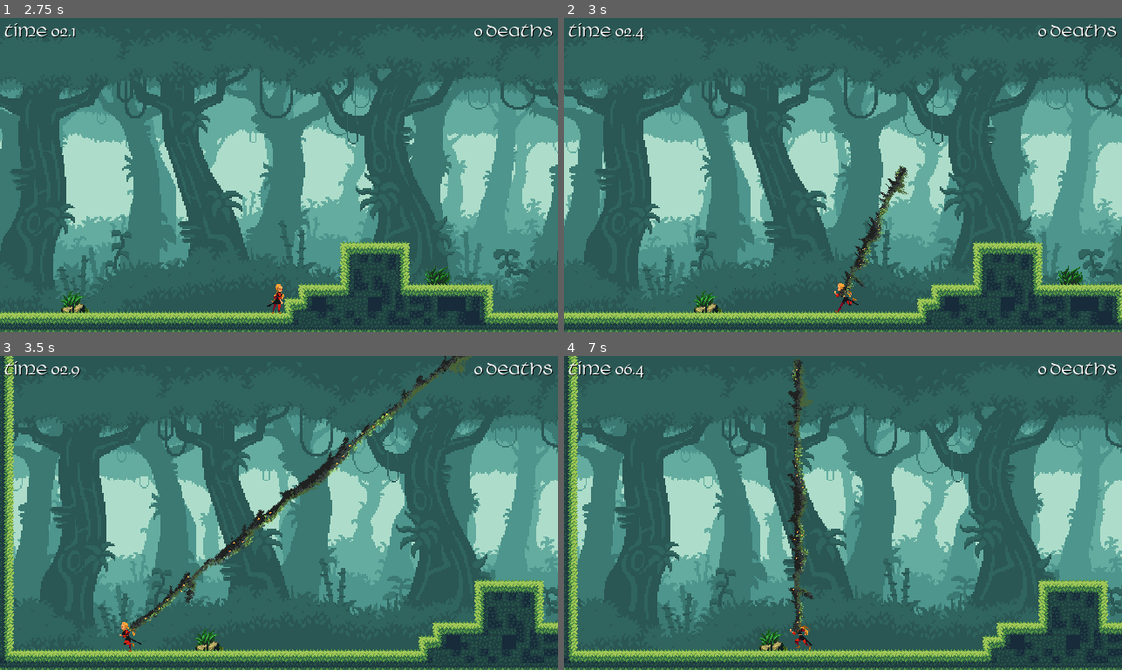
Above: before the commit, frames 1-4 (two rows, left to right).
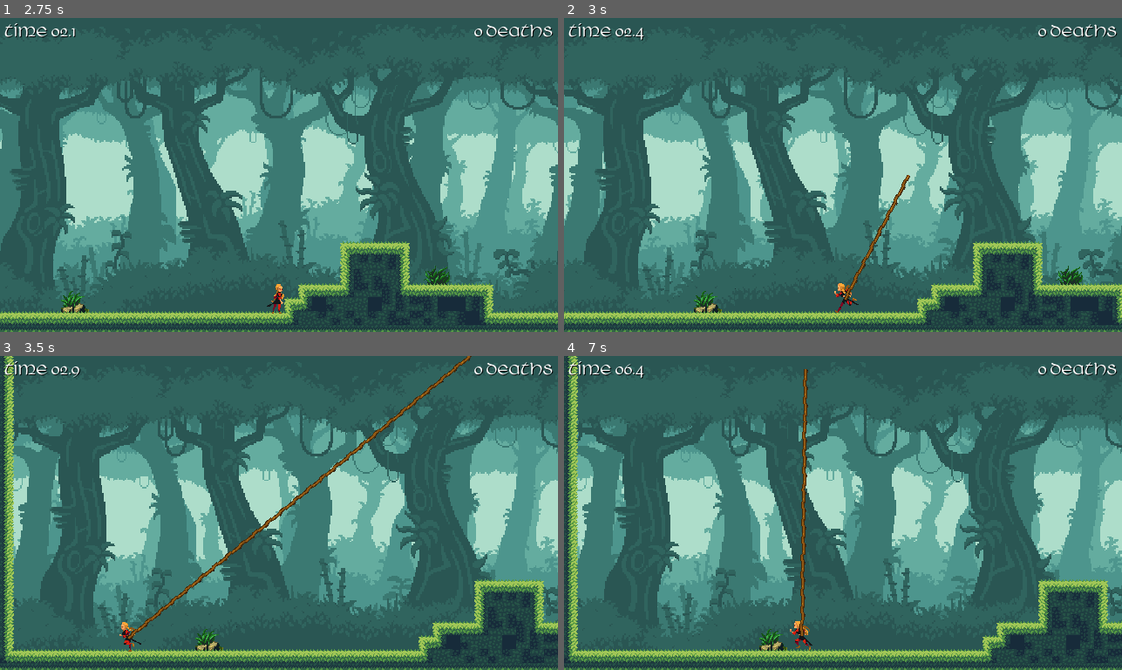
Above: after the commit, the same moments.

Repository: doofmars/root-girl
Game: Godot game, scene res://src/game.tscn
Same seed, same stepped clock (60 frames per second), same inputs: the game is played once before the commit and once after it. Sound files missing from this copy of the repository are replaced by a short silence.
Inputs (mouse positions are in pixels of both pictures, inside the frame that each line leads up to):
- Up to frame 1 (2.75 s): click "Start Game" at 0.5 s; tap Enter (ui_accept) at 1.25, 1.52, 2.27 s; move the mouse to (401, 159) at 1.27 s; press the mouse at (401, 159) at 1.28 s; hold Right (move_right) from 1.28 s (still down); move the mouse to (167, 190) at 2.02 s; release the mouse at (167, 190) at 2.03 s; click (167, 190) at 2.1 s
- Up to frame 2 (3 s): move the mouse to (898, 105) at 2.77 s; release Right (move_right) at 2.78 s; press the mouse at (898, 105) at 2.78 s; hold Left (move_left) from 2.78 s (still down)
- Up to frame 3 (3.5 s): keep holding Left (move_left)
- Up to frame 4 (7 s): move the mouse to (815, 575) at 3.52 s; release Left (move_left) at 3.53 s; release the mouse at (815, 575) at 3.53 s; hold Right (move_right) 3.53-5.03 s; click (815, 575) at 3.6 s; tap Enter (ui_accept) at 3.77, 4.52, 5.27, 6.77 s; move the mouse to (1010, 560) at 4.27 s; press the mouse at (1010, 560) at 4.28 s; move the mouse to (675, 465) at 5.02 s; release the mouse at (675, 465) at 5.03 s; hold Left (move_left) 5.03-5.78 s; click (675, 465) at 5.1 s; move the mouse to (870, 513) at 5.77 s; press the mouse at (870, 513) at 5.78 s; hold Right (move_right) 5.78-6.53 s; move the mouse to (759, 434) at 6.52 s; release the mouse at (759, 434) at 6.53 s; hold Left (move_left) from 6.53 s (still down); click (759, 434) at 6.6 s

Frame 1 is identical in both runs. In frame 2, 1.0% of the frame differs, in the area x 49-63%, y 46-90%; in frame 3, 2.9%, in the area x 22-85%, y 0-91%; in frame 4, 1.7%.

Commit message:
Change root sprite to custom model and change to region based sizing

Diff:
--- a/src/character/RootSwing.gd
+++ b/src/character/RootSwing.gd
@@ -7,6 +7,7 @@
 var ray_length = 400
 
 export var VECTOR_SCALE = 400
+export var root_groth = 800
 export var root_speed = 2
 export var root_max_length = 100
 
@@ -16,14 +17,21 @@
 func _process(delta):
 	if root_shooting and root_target != Vector2.ZERO and !root_has_hit:
 		$RootSprite.look_at(root_target)
-		$RootSprite.scale.x += root_speed * delta
+		var current_region = $RootSprite.region_rect
+		var current_length = $RootSprite.region_rect.size.x
+		var length = current_length + root_groth * delta
+
+		if length > (self.global_position - root_target).length():
+			length = (self.global_position - root_target).length()
+
+		$RootSprite.region_rect.size.x = length
 
 		var velo = (root_target - $RootCollisionShape.global_position).normalized() * VECTOR_SCALE * root_speed * delta
 		$RootCollisionShape.position += velo
 
 	if root_has_hit:
 		$RootSprite.look_at(root_target)
-		$RootSprite.scale.x = (self.global_position - root_target).length()/411
+		$RootSprite.region_rect.size.x = (self.global_position - root_target).length()
 
 func _input(event):
 	if event is InputEventMouse:
@@ -31,7 +39,7 @@
 			if event.is_action_released("swing"):
 				root_has_hit = false
 				root_target = Vector2.ZERO
-				$RootSprite.scale.x=0
+				$RootSprite.region_rect.size.x = 0
 				emit_signal("detach")
 		else:
 			if event.is_action_pressed("swing"):
@@ -52,7 +60,7 @@
 
 	var result = space_state.intersect_ray(from, to, [self, get_parent()], 2, true, true)
 	if result:
-		print(from, position, result)
+		# print(from, position, result)
 		root_shooting = true
 		root_target = result.position
 
--- a/src/character/RootSwing.tscn
+++ b/src/character/RootSwing.tscn
@@ -1,6 +1,6 @@
 [gd_scene load_steps=4 format=2]
 
-[ext_resource path="res://assets/Skills/Liana.png" type="Texture" id=1]
+[ext_resource path="res://assets/Skills/root_new.png" type="Texture" id=1]
 [ext_resource path="res://src/character/RootSwing.gd" type="Script" id=2]
 
 [sub_resource type="CircleShape2D" id=1]
@@ -15,9 +15,10 @@
 }
 
 [node name="RootSprite" type="Sprite" parent="."]
-scale = Vector2( 1e-05, 1 )
 texture = ExtResource( 1 )
-offset = Vector2( 210, 0 )
+centered = false
+region_enabled = true
+region_rect = Rect2( 0, 0, 0, 6 )
 
 [node name="RootCollisionShape" type="CollisionShape2D" parent="."]
 shape = SubResource( 1 )
Binary file added: assets/Skills/root_new.png
Not shown, added: assets/Skills/root_new.png.import
Not shown, added: assets/Skills/root_new.xcf
